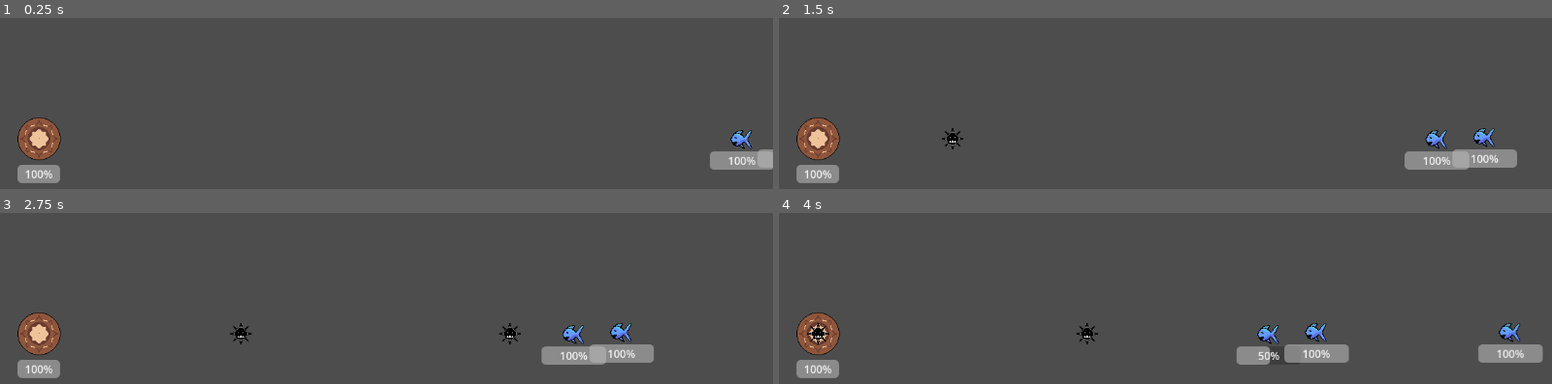
Above: before the commit, frames 1-4 (two rows, left to right).
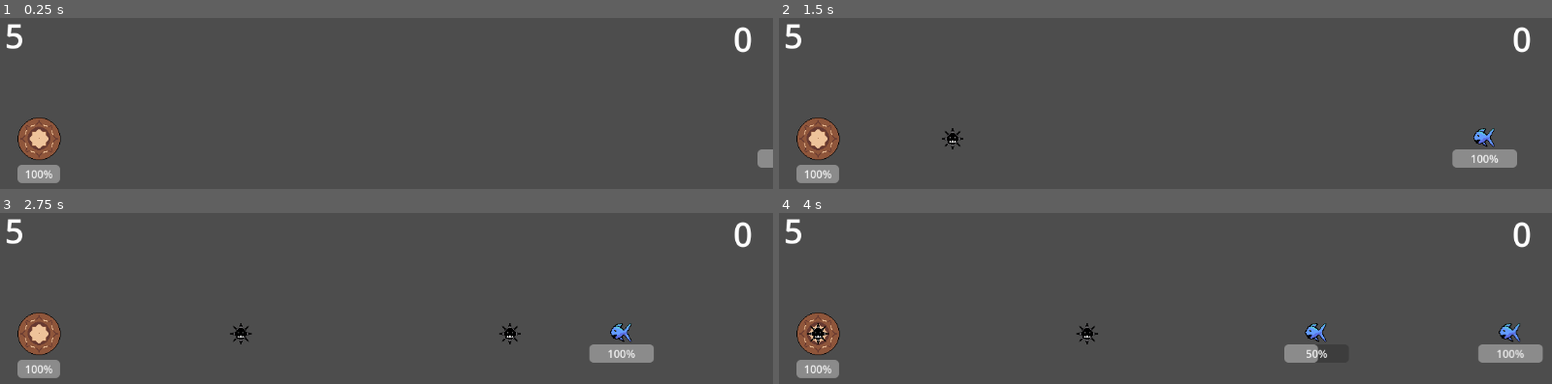
Above: after the commit, the same moments.

Repository: macmist/godot-game
Game: Godot game, scene res://Assets/Scenes/main.tscn
Same seed, same stepped clock (60 frames per second), same inputs: the game is played once before the commit and once after it.
Inputs:
- Up to frame 1 (0.25 s): no input
- Up to frame 2 (1.5 s): no input
- Up to frame 3 (2.75 s): no input
- Up to frame 4 (4 s): no input

The runs differ from the first frame. In frame 1, 1.4% of the frame differs, in the area x 0-100%, y 3-89%; in frame 2, 1.4%; in frame 3, 1.4%; in frame 4, 1.5%, in the area x 0-98%, y 3-89%.

Commit message:
feat: scoring both sides

Diff:
--- a/Assets/Scenes/big_fish.tscn
+++ b/Assets/Scenes/big_fish.tscn
@@ -11,7 +11,7 @@
 script = ExtResource("1_0hcdu")
 speed = -50.0
 health = 200.0
-damage = 30.0
+damage = 75.0
 
 [node name="Fish" type="Sprite2D" parent="."]
 scale = Vector2(2, 2)
--- a/Assets/Scenes/main.tscn
+++ b/Assets/Scenes/main.tscn
@@ -1,15 +1,18 @@
-[gd_scene load_steps=5 format=3 uid="uid://bcrumdffnv42y"]
+[gd_scene load_steps=8 format=3 uid="uid://bcrumdffnv42y"]
 
+[ext_resource type="Script" path="res://Assets/Scripts/Game.gd" id="1_36kkw"]
 [ext_resource type="PackedScene" uid="uid://co3ynvlxmm6tb" path="res://Assets/Scenes/fish.tscn" id="1_msv38"]
 [ext_resource type="PackedScene" uid="uid://f8fa6b5crkbx" path="res://Assets/Scenes/Tower.tscn" id="2_efg45"]
 [ext_resource type="Script" path="res://Assets/Scripts/spawner.gd" id="3_d1gso"]
 [ext_resource type="PackedScene" uid="uid://dv40brg3w8yhg" path="res://Assets/Scenes/big_fish.tscn" id="4_motp3"]
+[ext_resource type="Script" path="res://Assets/Scripts/fish_grinder.gd" id="6_auern"]
 
-[node name="Node2D" type="Node2D"]
+[sub_resource type="RectangleShape2D" id="RectangleShape2D_r4baw"]
+size = Vector2(102, 669)
+
+[node name="Main" type="Node2D"]
 position = Vector2(0, 1)
-
-[node name="Fish" parent="." instance=ExtResource("1_msv38")]
-position = Vector2(1130, 192)
+script = ExtResource("1_36kkw")
 
 [node name="Tower" parent="." instance=ExtResource("2_efg45")]
 position = Vector2(61, 191)
@@ -18,3 +21,33 @@
 position = Vector2(1201, 189)
 script = ExtResource("3_d1gso")
 items = Array[PackedScene]([ExtResource("4_motp3"), ExtResource("1_msv38")])
+
+[node name="FishGrinder" type="Area2D" parent="."]
+script = ExtResource("6_auern")
+
+[node name="CollisionShape2D" type="CollisionShape2D" parent="FishGrinder"]
+position = Vector2(-137, 321)
+shape = SubResource("RectangleShape2D_r4baw")
+
+[node name="CanvasLayer" type="CanvasLayer" parent="."]
+
+[node name="FishThroughLabel" type="Label" parent="CanvasLayer"]
+unique_name_in_owner = true
+offset_left = 10.0
+offset_top = 3.0
+offset_right = 50.0
+offset_bottom = 26.0
+theme_override_font_sizes/font_size = 50
+text = "0"
+
+[node name="ScoreLabel" type="Label" parent="CanvasLayer"]
+unique_name_in_owner = true
+offset_left = 1093.0
+offset_top = 8.0
+offset_right = 1133.0
+offset_bottom = 77.0
+theme_override_font_sizes/font_size = 50
+text = "0"
+
+[connection signal="body_entered" from="FishGrinder" to="." method="_on_fish_detector_body_entered"]
+[connection signal="body_entered" from="FishGrinder" to="FishGrinder" method="_on_body_entered"]
--- /dev/null
+++ b/Assets/Scripts/Game.gd
@@ -0,0 +1,21 @@
+extends Node2D
+
+@onready var score_label: Label = %ScoreLabel
+@onready var fish_through_label: Label = %FishThroughLabel
+@export var maximum_units_through = 5
+
+var points: int = 0
+
+func _ready() -> void:
+	fish_through_label.text = str(maximum_units_through)
+	score_label.text = str(points)
+	PointCounter.point_counted.connect(on_point_scored)
+
+func _on_fish_detector_body_entered(body: Node2D) -> void:
+	maximum_units_through -= 1
+	fish_through_label.text = str(maximum_units_through)
+	pass # Replace with function body.
+
+func on_point_scored():
+	points += 1
+	score_label.text = str(points)
--- a/Assets/Scripts/fish.gd
+++ b/Assets/Scripts/fish.gd
@@ -2,7 +2,7 @@
 
 @export var speed: float = -100;
 @export var health: float = 100;
-@export var damage: float = 10;
+@export var damage: float = 50;
 
 @onready var health_bar: ProgressBar = %HealthBar
 
@@ -28,4 +28,5 @@
 	health -= damage;
 	health_bar.value = health
 	if health <= 0:
+		PointCounter.count_point()
 		queue_free()
--- /dev/null
+++ b/Assets/Scripts/fish_grinder.gd
@@ -0,0 +1,5 @@
+extends Area2D
+
+
+func _on_body_entered(body: Node2D) -> void:
+	body.queue_free()
--- /dev/null
+++ b/Assets/Scripts/point_counter.gd
@@ -0,0 +1,6 @@
+extends Node
+
+signal point_counted()
+
+func count_point():
+	point_counted.emit()
--- a/project.godot
+++ b/project.godot
@@ -15,6 +15,10 @@
 config/features=PackedStringArray("4.3", "Forward Plus")
 config/icon="res://icon.svg"
 
+[autoload]
+
+PointCounter="*res://Assets/Scripts/point_counter.gd"
+
 [global_group]
 
 Enemy=""
